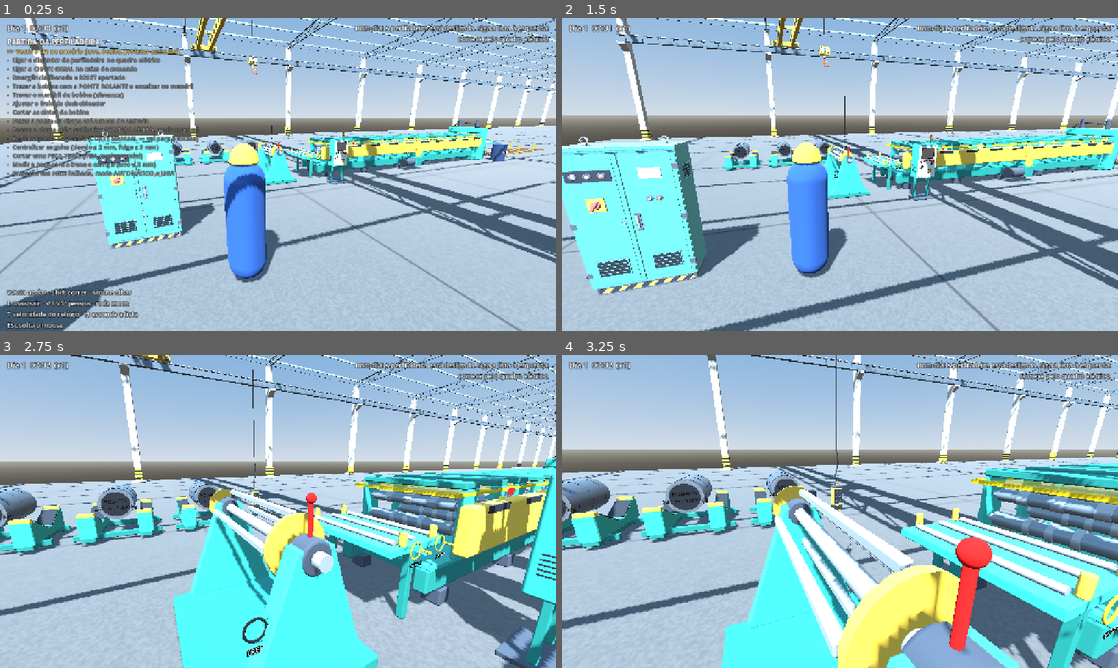
Above: before the commit, frames 1-4 (two rows, left to right).
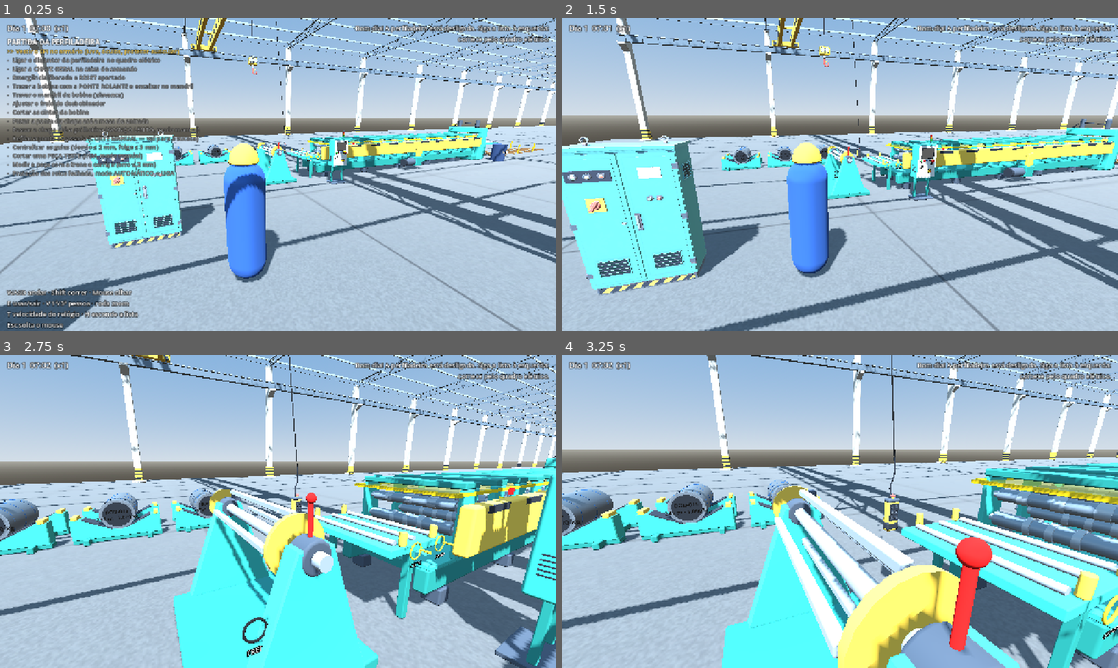
Above: after the commit, the same moments.

Repository: patrickafwurmstich-lab/perfiladeira
Game: Godot game, scene res://cenas/main.tscn
Same seed, same stepped clock (60 frames per second), same inputs: the game is played once before the commit and once after it.
Inputs (mouse positions are in pixels of both pictures, inside the frame that each line leads up to):
- Up to frame 1 (0.25 s): no input
- Up to frame 2 (1.5 s): tap Enter at 0.5 s; move the mouse to (867, 174) at 0.52 s; hold E (interagir) 0.53-1.28 s; hold W (frente) from 0.53 s (still down); click (867, 174) at 0.67 s; move the mouse to (812, 174) at 1.27 s; tap H (ajuda) at 1.35 s; click (812, 174) at 1.42 s
- Up to frame 3 (2.75 s): keep holding W (frente); tap E (interagir) at 1.55, 2.3 s; move the mouse to (289, 505) at 2.02 s; hold V (camera) from 2.03 s (still down); click (289, 505) at 2.17 s
- Up to frame 4 (3.25 s): keep holding W (frente); move the mouse to (834, 517) at 2.77 s; release V (camera) at 2.78 s; tap Shift (correr) at 2.85 s; click (834, 517) at 2.92 s; tap E (interagir) at 3.05 s

The runs differ from the first frame. In frame 1, 0.5% of the frame differs, in the area x 31-53%, y 1-48%; in frame 2, 0.8%; in frame 3, 4.4%; in frame 4, 5.4%, in the area x 0-61%, y 0-71%.

Commit message:
Ponte: botoeira na mão com cabo até o carro, câmera normal do jogador (olha no mouse), teclas relativas à câmera travadas nos eixos da ponte, limite do cabo da botoeira; berços girados (bobina deita no V no sentido do mandril); teste 70/70
Co-Authored-By: Claude Opus 5.5 <noreply@anthropic.com>
Claude-Session: https://claude.ai/code/session_01Tg3CAxKeeAq3Bc8EedGd3N

Diff:
--- a/godot/autoload/interacoes.gd
+++ b/godot/autoload/interacoes.gd
@@ -44,6 +44,13 @@
 	_mudar("foco")
 	dica.emit(texto_dica)
 
+## operar algo segurando na mão (botoeira): o jogador não anda, mas olha em volta com a câmera normal
+func operar(dono: Object, texto_dica: String) -> void:
+	foco_alvo = null
+	foco_dono = dono
+	_mudar("ponte")
+	dica.emit(texto_dica)
+
 func sair_foco() -> void:
 	if foco_dono and foco_dono.has_method("on_foco_saiu"):
 		foco_dono.on_foco_saiu()
@@ -61,6 +68,13 @@
 	modo_mudou.emit(m)
 
 func _unhandled_input(ev: InputEvent) -> void:
+	if modo == "ponte":
+		if ev.is_action_pressed("sair") or ev.is_action_pressed("interagir"):
+			get_viewport().set_input_as_handled()
+			sair_foco()
+		elif ev is InputEventKey and foco_dono and foco_dono.has_method("on_foco_tecla"):
+			foco_dono.on_foco_tecla(ev)
+		return
 	if modo != "foco":
 		return
 	if ev.is_action_pressed("sair") or ev.is_action_pressed("interagir"):
--- a/godot/scripts/jogador.gd
+++ b/godot/scripts/jogador.gd
@@ -178,7 +178,7 @@
 
 ## o olhar com o mouse é lido em _input (antes da interface), então nenhum elemento de tela o "engole"
 func _input(ev: InputEvent) -> void:
-	if Interacoes.modo != "andar":
+	if Interacoes.modo != "andar" and Interacoes.modo != "ponte":
 		return
 	if ev is InputEventMouseMotion and Input.mouse_mode == Input.MOUSE_MODE_CAPTURED:
 		if _ignorar_mouse > 0.0:
@@ -188,6 +188,8 @@
 		pitch = clampf(pitch - rel.y * SENS, -1.2, 0.9)
 
 func _unhandled_input(ev: InputEvent) -> void:
+	if Interacoes.modo == "ponte" and ev is InputEventMouseButton and ev.pressed and ev.button_index == MOUSE_BUTTON_LEFT:
+		Input.mouse_mode = Input.MOUSE_MODE_CAPTURED
 	if Interacoes.modo != "andar":
 		return
 	if ev is InputEventMouseButton and ev.pressed:
--- a/godot/scripts/main.gd
+++ b/godot/scripts/main.gd
@@ -46,14 +46,16 @@
 	for i in 3:
 		var bx := -10.6 + i * 1.9
 		var b: Node3D = berco_m.instantiate()
-		b.position = Vector3(bx, 0.06, -4.5)
+		b.position = Vector3(bx, 0.0, -4.5)
+		b.rotation.y = PI / 2          # selas em V atravessadas: a bobina deita no mesmo sentido do mandril
 		add_child(b)
-		ponte.nova_bobina(Vector3(bx, 0.45 + 0.316, -4.5), cods[i])
+		ponte.nova_bobina(Vector3(bx, 0.55, -4.5), cods[i])
 	jogador = Jogador.new()
 	jogador.maquina = maquina
 	jogador.position = Vector3(-9.5, 0.05, 5.0)
 	jogador.yaw = -0.4
 	add_child(jogador)
+	ponte.jogador = jogador
 	hud = HUD.new()
 	hud.jogador = jogador
 	hud.maquina = maquina
--- a/godot/scripts/ponte.gd
+++ b/godot/scripts/ponte.gd
@@ -1,8 +1,11 @@
 class_name PonteRolante
 extends Node3D
-## Ponte rolante 3 t. O jogador pega a BOTOEIRA (pendurada no carro) e opera de verdade:
-##  A/D = ponte (eixo X, ao longo do galpão) · W/S = carro (eixo Z) · R/F = sobe/desce o gancho
-##  G = engatar/soltar a cinta na bobina · Esc/E = larga a botoeira.
+## Ponte rolante 3 t. O jogador pega a BOTOEIRA (pendurada no carro) e opera de verdade, com ela
+## NA MÃO e a câmera normal dele (gira no mouse para acompanhar a carga), como um operador de galpão:
+##  W/S = afasta/aproxima a carga de você · A/D = para os lados (a ponte só anda nos 2 eixos dela:
+##  a tecla escolhe o eixo que mais combina com para onde você está olhando)
+##  R/F = sobe/desce o gancho · G = engatar/soltar a cinta · Esc/E = larga a botoeira.
+## O cabo da botoeira tem 9 m: a ponte não se afasta mais que isso de você (ande junto).
 ## A carga balança (pêndulo com o comprimento real do cabo) quando a ponte/carro aceleram ou freiam.
 ## Bobina no mandril: tem que ficar COAXIAL (±3 cm) ao lado do eixo; aí "empurra" a bobina para dentro.
 ## Velocidades de uma ponte de galpão real (não aceleram com o relógio: quem opera é o jogador).
@@ -21,8 +24,10 @@
 const Z_MAX := 18.5
 const CAPACIDADE_KG := 3000.0
 const OFF_CINTA := 0.95    # do gancho até o centro da bobina pendurada (cinta + moitão)
+const CABO_BOTOEIRA := 9.0 # alcance horizontal do cabo da botoeira (do carro até a mão)
 
 var maquina
+var jogador
 var x := -7.2
 var z := -2.0
 var h := 4.0               # altura do gancho
@@ -35,6 +40,7 @@
 var balanco := Vector2.ZERO        # ângulo do pêndulo (x, z) em rad
 var balanco_v := Vector2.ZERO
 var encaixando := 0.0
+var _avisou_cabo := false
 
 var viga: Node3D
 var carro: Node3D
@@ -145,8 +151,9 @@
 
 func _pegar() -> void:
 	operando = true
-	Interacoes.focar(foco, self, "")
-	Input.mouse_mode = Input.MOUSE_MODE_CAPTURED
+	Interacoes.operar(self, "")
+	if DisplayServer.get_name() != "headless":
+		Input.mouse_mode = Input.MOUSE_MODE_CAPTURED
 	_dica()
 
 func on_foco_saiu() -> void:
@@ -160,7 +167,7 @@
 	pass
 
 func _dica() -> void:
-	var s := "PONTE · A/D ponte · W/S carro · R/F gancho · G engata/solta · Esc larga  |  gancho %.2f m" % h
+	var s := "PONTE · W/S afasta/aproxima · A/D lados · R/F gancho · G engata/solta · mouse olha · E larga  |  gancho %.2f m" % h
 	if carga:
 		s += "  |  CARGA %s %.0f kg" % [carga.codigo, carga.kg]
 	var alvo := _alvo_proximo()
@@ -237,17 +244,44 @@
 	var ax := 0.0
 	var az := 0.0
 	var ah := 0.0
-	if operando and Interacoes.modo == "foco" and encaixando <= 0.0:
-		ax = Input.get_axis("esquerda", "direita")
-		az = Input.get_axis("frente", "tras")
+	if operando and Interacoes.modo != "ponte":
+		operando = false
+	if operando and encaixando <= 0.0:
+		# teclas relativas à câmera, travadas no eixo da ponte (X) ou do carro (Z) que mais combina
+		var ent := Vector2(Input.get_axis("esquerda", "direita"), Input.get_axis("frente", "tras"))
+		if ent.length() > 0.1 and jogador:
+			var b: Basis = jogador.cam.global_transform.basis
+			var fr := Vector3(-b.z.x, 0, -b.z.z).normalized()
+			var di := Vector3(b.x.x, 0, b.x.z).normalized()
+			var mundo := di * ent.x - fr * ent.y
+			if absf(mundo.x) >= absf(mundo.z):
+				ax = signf(mundo.x)
+			else:
+				az = signf(mundo.z)
 		ah = float(Input.is_physical_key_pressed(KEY_R)) - float(Input.is_physical_key_pressed(KEY_F))
 	var vx0 := vx
 	var vz0 := vz
 	vx = move_toward(vx, ax * V_PONTE, ACEL * delta)
 	vz = move_toward(vz, az * V_CARRO, ACEL * delta)
 	vh = ah * V_GANCHO
-	x = clampf(x + vx * delta, X_MIN, X_MAX)
-	z = clampf(z + vz * delta, Z_MIN, Z_MAX)
+	var nx := clampf(x + vx * delta, X_MIN, X_MAX)
+	var nz := clampf(z + vz * delta, Z_MIN, Z_MAX)
+	if operando and jogador:
+		# o cabo da botoeira não estica: além do alcance a ponte para
+		var pj: Vector3 = jogador.global_position
+		var d_novo := Vector2(nx - pj.x, nz - pj.z).length()
+		if d_novo > CABO_BOTOEIRA and d_novo > Vector2(x - pj.x, z - pj.z).length():
+			if not _avisou_cabo:
+				_avisou_cabo = true
+				Bus.aviso.emit("Cabo da botoeira no limite: largue (E), ande junto e pegue de novo.")
+			nx = x
+			nz = z
+			vx = 0.0
+			vz = 0.0
+		else:
+			_avisou_cabo = false
+	x = nx
+	z = nz
 	var h_min := H_MIN
 	if carga:
 		h_min = maxf(H_MIN, carga.r + OFF_CINTA)       # a bobina apoia no chão
@@ -298,13 +332,24 @@
 		cinta.scale.y = maxf((Vector3(x, h, z) - p).length(), 0.01)
 		cinta.look_at(Vector3(x, h, z), Vector3(1, 0, 0))
 		cinta.rotate_object_local(Vector3.RIGHT, PI / 2)
-	# botoeira pendurada a 1,3 m do chão; o cabo sobe até o carro
-	var bpos := Vector3(x + 0.6, 0.9, z + 0.6)
+	# botoeira: na mão do operador quando em uso; senão pendurada ao lado do gancho (fora da carga)
+	var bpos: Vector3
+	if operando and jogador:
+		var yv: float = jogador.visual.rotation.y
+		bpos = jogador.global_position + Basis(Vector3.UP, yv) * Vector3(-0.22, 0.62, 0.32)
+		botoeira.rotation.y = yv
+	else:
+		bpos = Vector3(x + 0.9, 0.85, z + 1.3)
+		botoeira.rotation.y = 0.0
 	botoeira.position = bpos
-	cabo_bot.position = (bpos + Vector3(0, 0.72, 0) + Vector3(x + 0.6, Y_CARRO, z + 0.6)) * 0.5
-	cabo_bot.scale = Vector3(1, Y_CARRO - (bpos.y + 0.72), 1)
-	# câmera do operador: atrás da botoeira, olhando para o gancho/carga
-	var olho := bpos + Vector3(0.0, 1.0, 3.2)
-	var alvo := _pos_carga() if carga else Vector3(x, maxf(h - 0.5, 0.8), z)
-	foco.global_transform = Transform3D(Basis(), olho).looking_at(alvo.lerp(bpos, 0.35), Vector3.UP)
+	# cabo da botoeira: do carro até o topo da botoeira (fica inclinado quando você se afasta)
+	var topo_b := bpos + Vector3(0, 0.72, 0)
+	var ancora := Vector3(x + 0.5, Y_CARRO - 0.3, z + 0.5)
+	var dcb := ancora - topo_b
+	cabo_bot.position = (topo_b + ancora) * 0.5
+	if dcb.length() > 0.01:
+		var yv2 := dcb.normalized()
+		var ref := Vector3.FORWARD if absf(yv2.dot(Vector3.FORWARD)) < 0.9 else Vector3.RIGHT
+		var xv := yv2.cross(ref).normalized()
+		cabo_bot.basis = Basis(xv, yv2 * dcb.length(), xv.cross(yv2))
 	som_motor.volume_db = -10.0 if (absf(vx) + absf(vz) + absf(vh)) > 0.01 else -80.0
--- /dev/null
+++ b/godot/testes/berco.gd
@@ -0,0 +1,9 @@
+extends Node
+func _ready() -> void:
+	var b: Node3D = load("res://modelos/berco_bobina.glb").instantiate()
+	add_child(b)
+	await get_tree().process_frame
+	for mi in b.find_children("*", "MeshInstance3D", true, false):
+		var bb: AABB = mi.global_transform * mi.get_aabb()
+		print(mi.name, " pos ", bb.position.snapped(Vector3.ONE*0.01), " tam ", bb.size.snapped(Vector3.ONE*0.01))
+	get_tree().quit()
--- /dev/null
+++ b/godot/testes/berco.tscn
@@ -0,0 +1,6 @@
+[gd_scene load_steps=2 format=3]
+
+[ext_resource type="Script" path="res://testes/berco.gd" id="1"]
+
+[node name="T" type="Node"]
+script = ExtResource("1")
--- a/godot/testes/roteiro.gd
+++ b/godot/testes/roteiro.gd
@@ -99,16 +99,31 @@
 	P._engatar_ou_soltar()
 	ok(P.carga != null, "não solta a carga no ar")
 	# acelera a ponte: a carga tem que balançar
-	P.operando = true
-	Interacoes.modo = "foco"
+	await foto("berco", Vector3(-11.8, 1.6, -2.6), Vector3(-10.0, 0.6, -4.5))
+	j.global_position = Vector3(P.x + 1.5, 0.05, P.z + 3.5)
+	j.reset_physics_interpolation()
+	await _q(3)
+	P._pegar()
+	ok(Interacoes.modo == "ponte" and P.operando, "botoeira na mão (modo ponte)")
 	Input.action_press("direita")
 	await _seg(1.0)
 	Input.action_release("direita")
 	await _seg(0.3)
 	ok(P.balanco.length() > 0.005, "carga balança quando a ponte acelera (%.1f°)" % rad_to_deg(P.balanco.length()))
-	await foto("ponte_levando", Vector3(-6.0, 3.0, 4.0), P._pos_carga())
-	P.operando = false
-	Interacoes.modo = "andar"
+	ok(P.botoeira.global_position.distance_to(j.global_position) < 1.2, "a botoeira está na mão do operador")
+	await foto("ponte_na_mao")
+	# cabo da botoeira: tenta levar a ponte para longe do jogador
+	var x0: float = P.x
+	Input.action_press("direita")
+	await _seg(2.0)
+	for k in 60:
+		P.x = clampf(P.x + 0.3, -100, 100)
+		await _q()
+		if Vector2(P.x - j.global_position.x, P.z - j.global_position.z).length() > P.CABO_BOTOEIRA: break
+	Input.action_release("direita")
+	P.x = x0
+	Interacoes.sair_foco()
+	ok(not P.operando and Interacoes.modo == "andar", "E larga a botoeira")
 	P.x = m.to_global(Vector3(m.X_DESB, 0, 0)).x + 0.08
 	P.z = 1.3
 	P.h = m.Y_DESB + P.OFF_CINTA
Not shown, added: godot/testes/berco.gd.uid
Not shown, changed: jogo3d/index.pck
